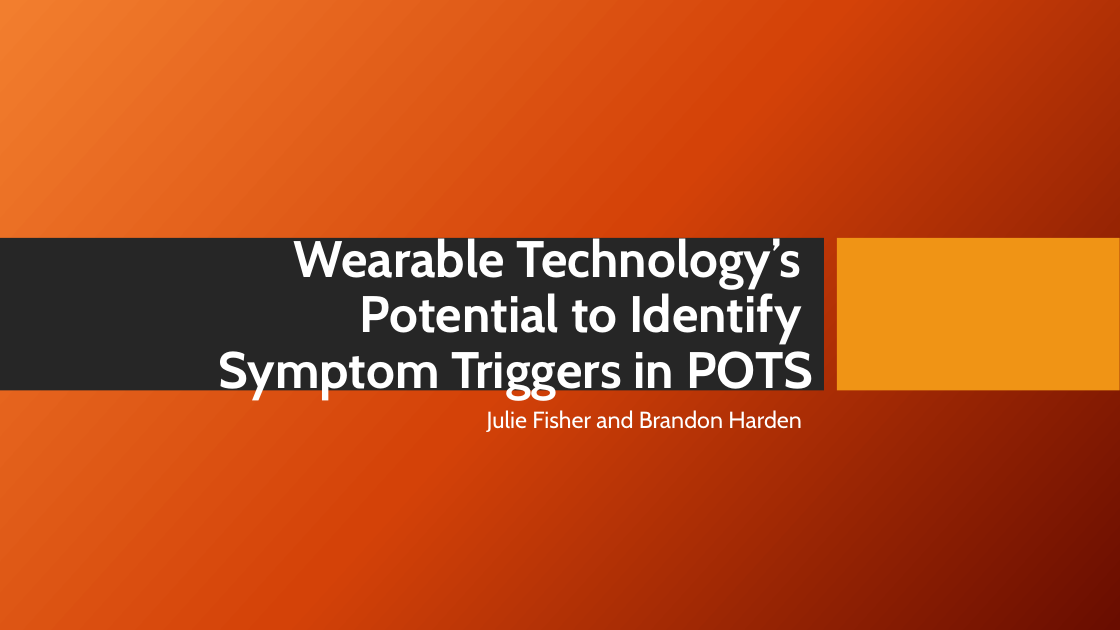
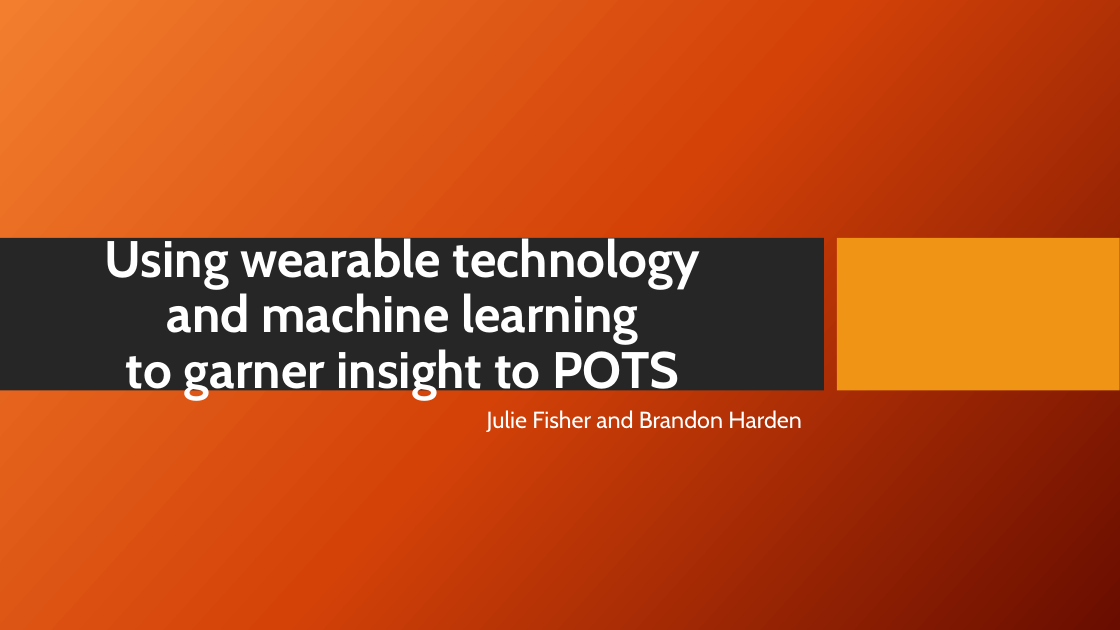
Before and after one commit to julielinx/Practicum1, a slide deck: slide 1 of Practicum 1 presentation.pptx. Drawn at 1120x630 pixels with LibreOffice and Linux fonts; fonts in the diff are those of the drawing; background and template pictures are left out. Boxes give left, top, right and bottom in pixels: in the first picture for what was removed or moved away, otherwise in the second. Text is boxed around its words. In the diff, an @@ line names an element or a change of style, - is before the commit and + after.

```diff
--- a/Practicum 1 presentation.pptx
+++ b/Practicum 1 presentation.pptx
@@ title at [105,234,701,399]: text changed @@
-Wearable Technology’s
-Potential to Identify
-Symptom Triggers in POTS
+Using wearable technology
+and machine learning
+to garner insight to POTS
```
Also in this commit, not shown: 5 other slides changed, 8 slides added, 1 other file.
